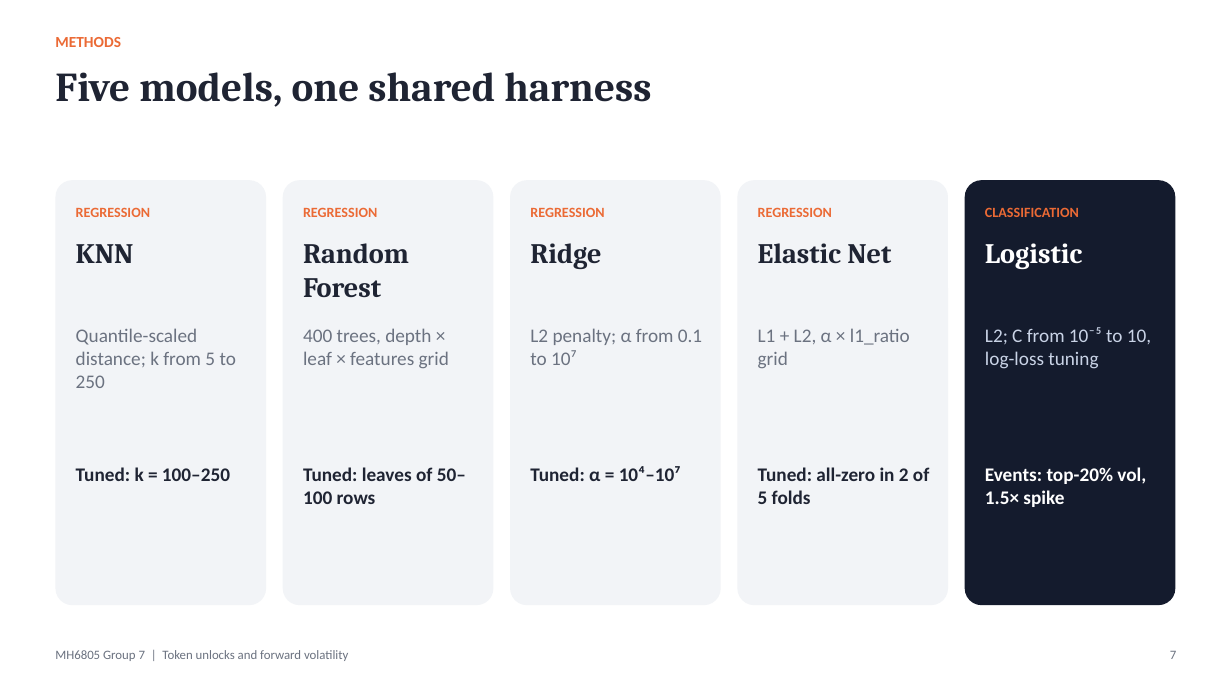
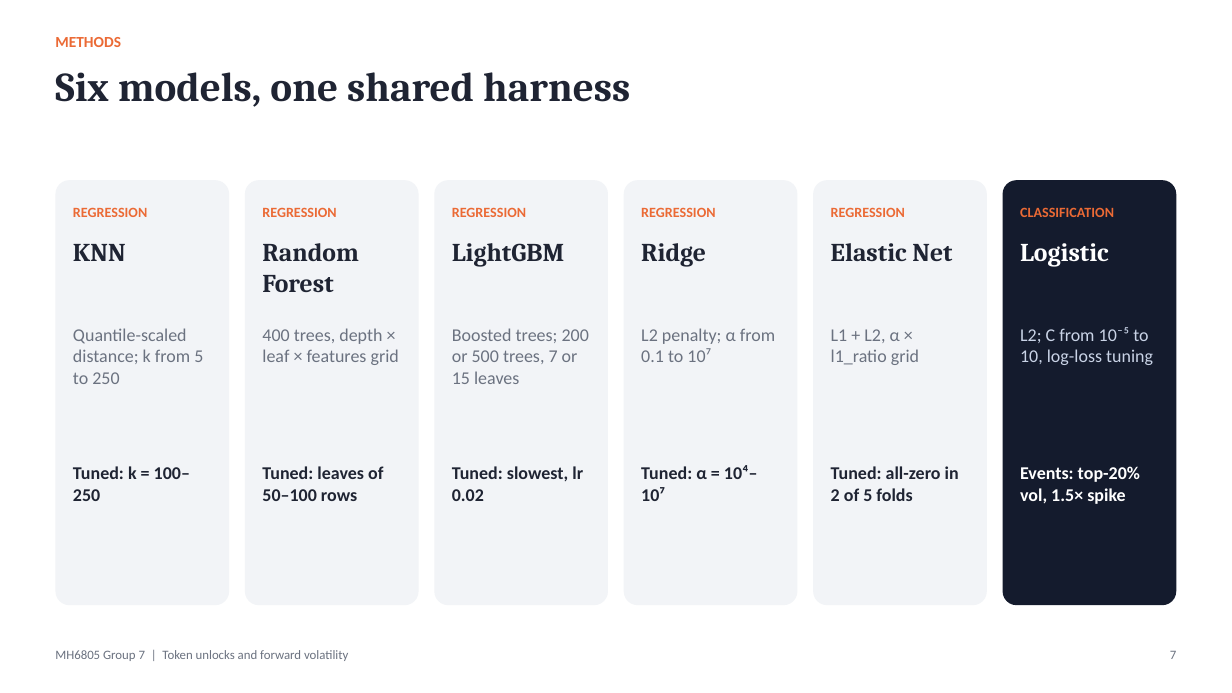
Before and after one commit to watersalamander/MH6805A-Project-Group7, a slide deck: slide 7 of report/Group7_Presentation_DRAFT.pptx. Drawn at 1232x693 pixels with LibreOffice and Linux fonts; fonts in the diff are those of the drawing. Boxes give left, top, right and bottom in pixels: in the first picture for what was removed or moved away, otherwise in the second. Text is boxed around its words. In the diff, an @@ line names an element or a change of style, - is before the commit and + after.

```diff
--- a/report/Group7_Presentation_DRAFT.pptx
+++ b/report/Group7_Presentation_DRAFT.pptx
@@ text at box(55, 72, 630, 107): text changed @@
-Five models, one shared harness
+Six models, one shared harness
@@ rounded rectangle: place and size @@
-rounded rectangle at box(55, 180, 266, 605)
+rounded rectangle at box(55, 180, 229, 605)
@@ rounded rectangle: place and size @@
-rounded rectangle at box(283, 180, 494, 605)
+rounded rectangle at box(245, 180, 419, 605)
@@ text "REGRESSION": place and size @@
-text "REGRESSION" at box(303, 207, 377, 217)
+text "REGRESSION" at box(262, 207, 336, 217)
@@ rounded rectangle: place and size @@
-rounded rectangle at box(510, 180, 721, 605)
+rounded rectangle at box(434, 180, 608, 605)
@@ text "REGRESSION": place and size @@
-text "REGRESSION" at box(530, 207, 604, 217)
+text "REGRESSION" at box(452, 207, 526, 217)
@@ rounded rectangle: place and size @@
-rounded rectangle at box(738, 180, 948, 605)
+rounded rectangle at box(624, 180, 798, 605)
@@ text "REGRESSION": place and size @@
-text "REGRESSION" at box(758, 207, 832, 217)
+text "REGRESSION" at box(641, 207, 715, 217)
@@ rounded rectangle: place and size @@
-rounded rectangle at box(965, 180, 1176, 605)
+rounded rectangle at box(813, 180, 987, 605)
@@ rounded rectangle at box(813, 180, 987, 605): fill #141B2D to #F2F4F7 @@
@@ text added at box(831, 207, 905, 217), 11 pt, text #EB6A35, bold @@
+REGRESSION
@@ rounded rectangle added at box(1003, 180, 1177, 605), fill #141B2D @@
@@ text "CLASSIFICATION": place and size @@
-text "CLASSIFICATION" at box(985, 207, 1079, 217)
+text "CLASSIFICATION" at box(1020, 207, 1114, 217)
@@ text "Random Forest": place and size @@
-text "Random Forest" at box(303, 243, 409, 298)
+text "Random Forest" at box(262, 243, 359, 292)
@@ size 22 to 20 pt in 5 elements at box(73, 244, 126, 261), box(262, 243, 359, 292), box(1020, 243, 1109, 266), box(831, 243, 952, 261), box(641, 243, 706, 266) @@
@@ text "Ridge": place and size @@
-text "Ridge" at box(530, 243, 601, 269)
+text "Ridge" at box(641, 243, 706, 266)
@@ text "Elastic Net": place and size @@
-text "Elastic Net" at box(758, 243, 891, 264)
+text "Elastic Net" at box(831, 243, 952, 261)
@@ text "Logistic": place and size @@
-text "Logistic" at box(985, 243, 1082, 269)
+text "Logistic" at box(1020, 243, 1109, 266)
@@ text added at box(452, 243, 565, 266), 20 pt, text #1F2433, bold @@
+LightGBM
@@ text "400 trees, depth × leaf ...": place and size @@
-text "400 trees, depth × leaf ..." at box(303, 328, 449, 368)
+text "400 trees, depth × leaf ..." at box(262, 328, 399, 365)
@@ text added at box(452, 328, 589, 384), 14 pt, text #6B7280 @@
+Boosted trees; 200 or 500 trees, 7 or 15 leaves
@@ text "L2 penalty; α from 0.1 ...": place and size @@
-text "L2 penalty; α from 0.1 ..." at box(530, 328, 702, 365)
+text "L2 penalty; α from 0.1 ..." at box(641, 328, 775, 362)
@@ text "L1 + L2, α × ...": place and size @@
-text "L1 + L2, α × ..." at box(758, 328, 910, 368)
+text "L1 + L2, α × ..." at box(831, 329, 919, 365)
@@ text "L2; C from 10⁻⁵ to ...": place and size @@
-text "L2; C from 10⁻⁵ to ..." at box(985, 327, 1151, 369)
+text "L2; C from 10⁻⁵ to ..." at box(1020, 327, 1153, 365)
@@ text "Tuned: leaves of 50–100 rows": place and size @@
-text "Tuned: leaves of 50–100 rows" at box(303, 467, 466, 504)
+text "Tuned: leaves of 50–100 rows" at box(262, 466, 383, 501)
@@ text added at box(452, 466, 583, 501), 14 pt, text #1F2433, bold @@
+Tuned: slowest, lr 0.02
@@ size 15 to 14 pt in 10 elements at box(73, 328, 203, 384), box(73, 466, 190, 501), box(262, 328, 399, 365), box(262, 466, 383, 501), box(1020, 327, 1153, 365), box(1020, 466, 1140, 504), box(831, 329, 919, 365), box(831, 466, 959, 501), box(641, 328, 775, 362), box(641, 465, 758, 501) @@
@@ text "Tuned: α = 10⁴–10⁷": place and size @@
-text "Tuned: α = 10⁴–10⁷" at box(530, 466, 681, 481)
+text "Tuned: α = 10⁴–10⁷" at box(641, 465, 758, 501)
@@ text "Tuned: all-zero in 2 of ...": place and size @@
-text "Tuned: all-zero in 2 of ..." at box(758, 467, 929, 504)
+text "Tuned: all-zero in 2 of ..." at box(831, 466, 959, 501)
@@ text "Events: top-20% vol, 1.5× spike": place and size @@
-text "Events: top-20% vol, 1.5× spike" at box(985, 467, 1146, 507)
+text "Events: top-20% vol, 1.5× spike" at box(1020, 466, 1140, 504)
```
Also in this commit, not shown: 7 other slides changed, 4 other files.
